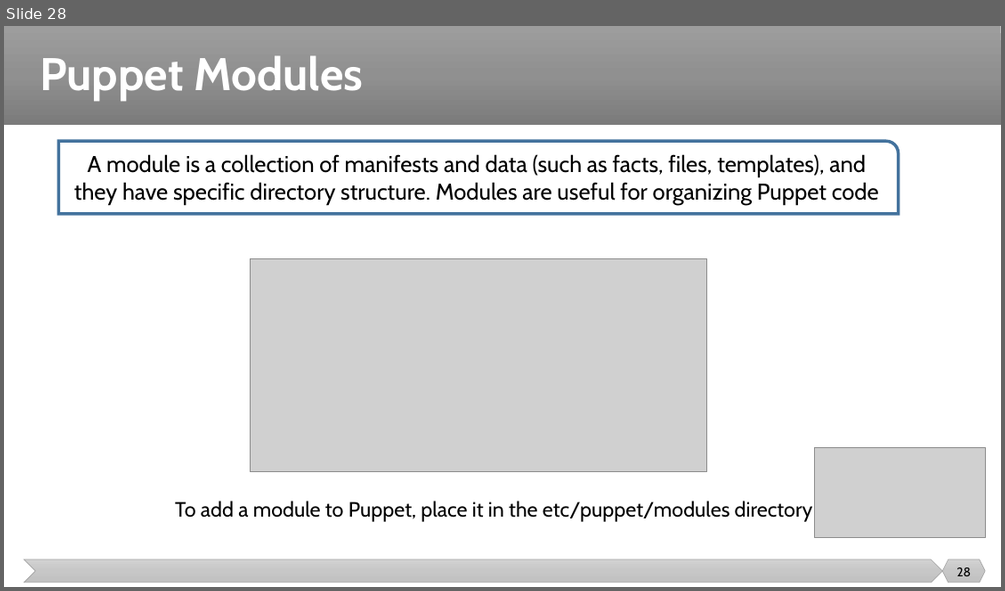
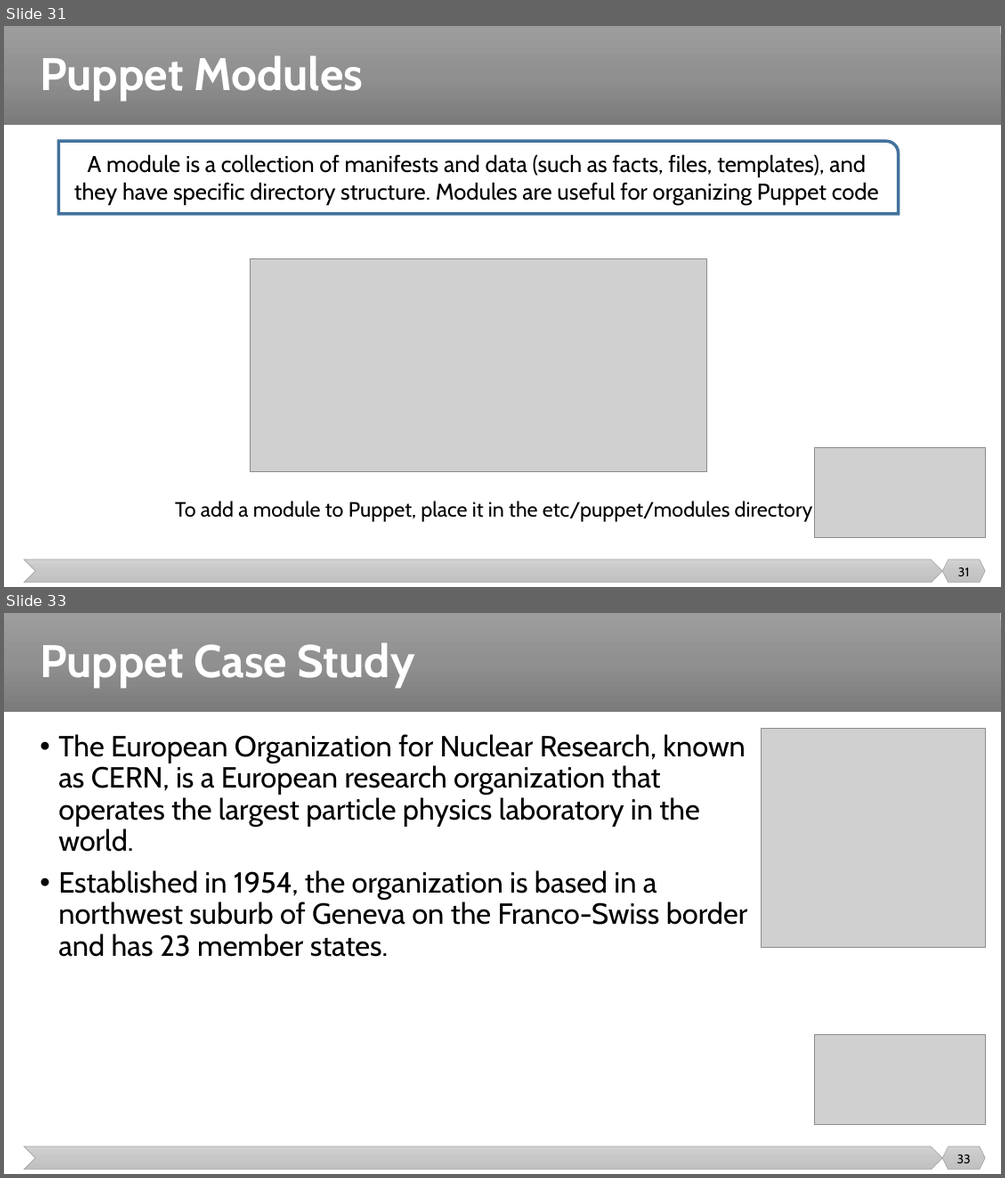
Before and after one commit to malenezi/malenezi, a slide deck: SE489/Lectures/6-Configuration Management/Configuration Management 2.pptx. Shown one above the other, each under a label of ours: slide 28 before the commit, slides 31 and 33 after it; the slides between them are not shown. The pictures are 1005x591 and 1005x1178 pixels, drawn with LibreOffice and Linux fonts; fonts in the diff are those of the drawing; grey boxes stand for pictures. Boxes give left, top, right and bottom in pixels: in the first picture for what was removed or moved away, otherwise in the second. Text is boxed around its words. In the diff, an @@ line names an element or a change of style, - is before the commit and + after.

```diff
--- a/SE489/Lectures/6-Configuration Management/Configuration Management 2.pptx
+++ b/SE489/Lectures/6-Configuration Management/Configuration Management 2.pptx
@@ slide 33 added at [4, 613, 1001, 1174], background #FFFFFF; not listed: 3 template elements that a slide beside it also shows @@
@@ title added at [40, 642, 415, 687], 44 pt, text #FFFFFF, bold @@
+Puppet Case Study
@@ text added at [58, 734, 747, 957], 28 pt, text #000000 @@
+• The European Organization for Nuclear Research, known as CERN, is a European research organization that operates the largest particle physics laboratory in the world.
+• Established in 1954, the organization is based in a northwest suburb of Geneva on the Franco-Swiss border and has 23 member states.
@@ picture added at [760, 728, 985, 948] @@
@@ picture added at [815, 1035, 985, 1125] @@
@@ page number added at [957, 1154, 971, 1163], 12 pt, text #000000 @@
+33
@@ what was slide 28 is now slide 31 @@
@@ page number at [958, 567, 970, 576]: text changed @@
-28
+31
```
Also in this commit, not shown: 1 slide changed, 6 other slides added, 1 other file.
